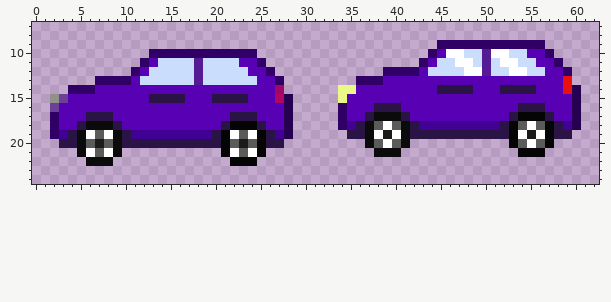
Two versions of one pixel-art sprite, res/Car_3.png. Above, as it was before the edit.
The file is 64x32 pixels. Colours within 5 levels of each other are drawn and written as one. Shown: x 0..62, y 7..24.
The result:
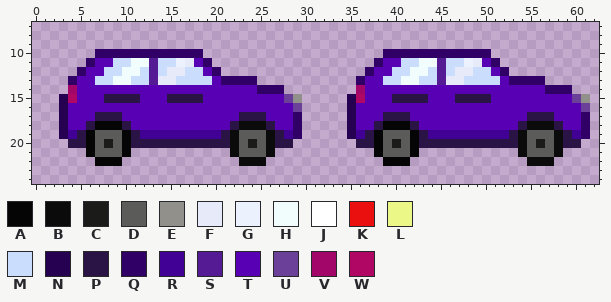
Palette (. is transparent): A #050506  B #0b0b0b  C #1b1b19  D #5b5b5a  E #92908a  F #e7eaf9  G #ecf2fd  H #f1fcfd  J #ffffff  K #ea1010  L #ebf786  M #cbddfc  N #260051  P #2a1445  Q #300067  R #410194  S #551b95  T #5700b4  U #6b4099  V #a20668  W #af0763
The exact change:
Changed rows in their new state; - is an unchanged pixel.
first column x 2:
 9 -------------------------------------------............-----
10 -----QQQQQQ------......--------------QQQQQ-QQQQQQ.......----
11 ----QTTMMHHS--GFTQ......------------QTTMMHHS-MGFTQ.......---
12 ---QTTMMHHMS-FF-MTQ......----------QTTMMHH-S-FFMMTQ.......--
13 --QTTMMHHM-SFF--M-TQQQQ...---------TTMMHHMMSFFMMMM-QQQQ...--
14 --VTT------------------QQQ------..V--------TTTT---TTTT-QQQ.-
15 .NW---PPPP-TT--PP-TTTT---TUE----.NW---PPPP---PPPP---------UE
16 .N------------------------TU----.N--TTT-------------TTT---TU
17 .N--T--P------------T--P--TQ----.N-TTPP------------TTPP---TQ
18 .N-TPAAAP----------TPBBBP-TQ----.NTTPAAA-TTTTTTTTTTTPBBB-TTQ
19 .NRPA-DDAP--------RPB-DDBPRQ-----NRPADDDA-RRRRRRRRRPBDDDB-RQ
20 -.-PADCDA----------PBDCDB-P-------PPADCDAPPPPPPPPPPPBDCDBPP-
21 ---.A-DDA----------.B-DDB-----------ADDDA-----------BDDDB---
22 ----.AAA------------.BBB-------------AAA-------------BBB----
Pixel boxes of the changes (left, top, right, bottom) in both pictures:
changed: (338, 40, 590, 166)
changed: (50, 49, 302, 166)
